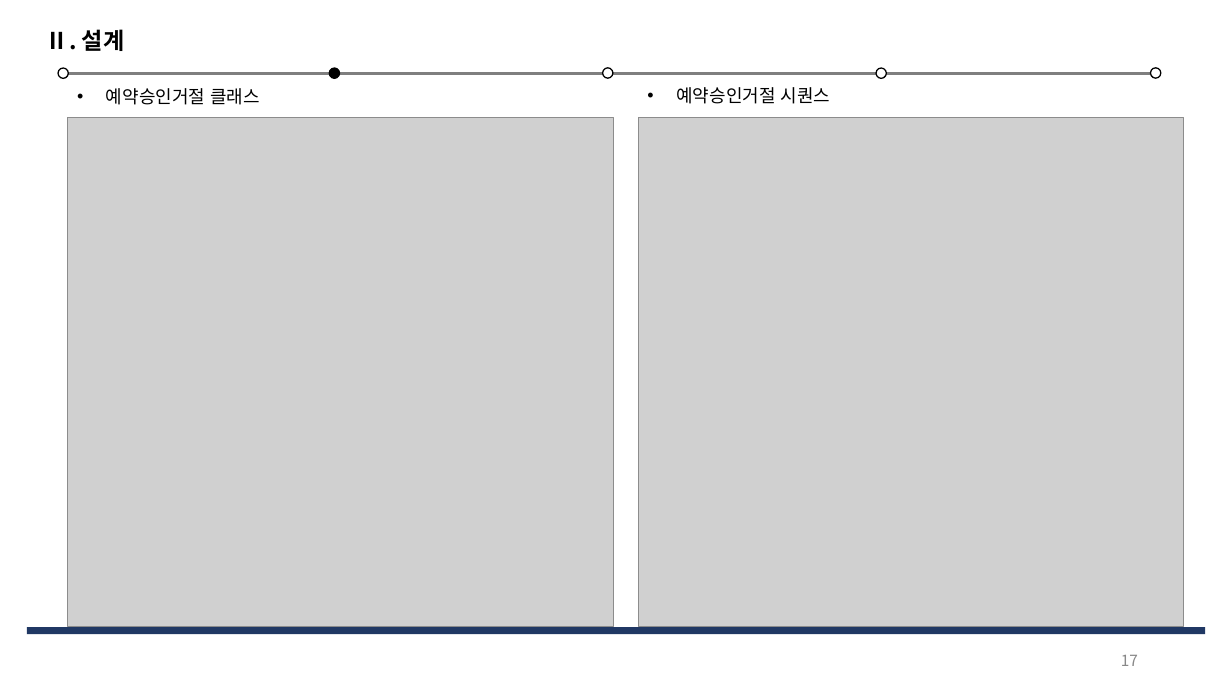
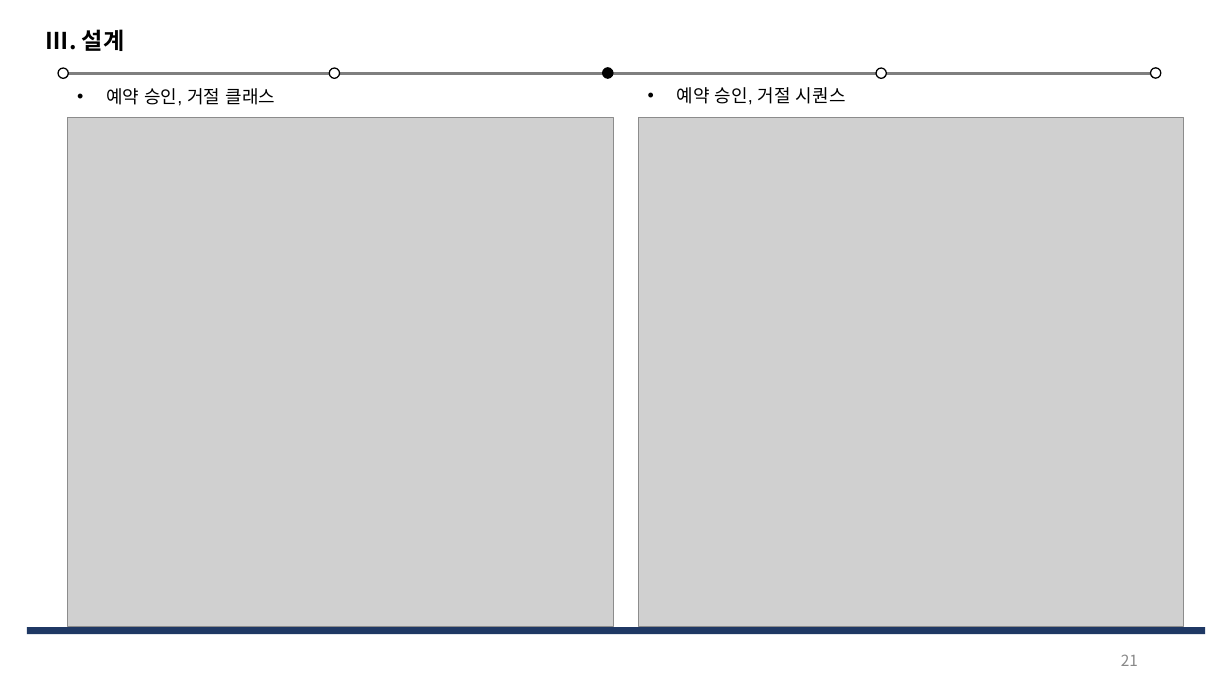
Before and after one commit to Jeeseob/SoftwareEngineering, a slide deck: slide 21 of 소공_기말발표.pptx (slide 17 before the commit). Drawn at 1232x693 pixels with LibreOffice and Linux fonts; fonts in the diff are those of the drawing; grey boxes stand for pictures. Boxes give left, top, right and bottom in pixels: in the first picture for what was removed or moved away, otherwise in the second. Text is boxed around its words. In the diff, an @@ line names an element or a change of style, - is before the commit and + after.

```diff
--- a/소공_기말발표.pptx
+++ b/소공_기말발표.pptx
@@ text at [46, 29, 125, 51]: text changed @@
-Ⅱ. 설계
+Ⅲ. 설계
@@ text at [106, 88, 276, 106]: text changed @@
-• 예약승인거절 클래스
+• 예약 승인, 거절 클래스
@@ ellipse at [329, 68, 339, 79]: fill #000000 to #FFFFFF @@
@@ ellipse at [603, 67, 613, 78]: fill #FFFFFF to #000000 @@
@@ text at [676, 87, 846, 105]: text changed @@
-• 예약승인거절 시퀀스
+• 예약 승인, 거절 시퀀스
@@ page number at [1121, 654, 1138, 666]: text changed @@
-17
+21
```
Also in this commit, not shown: 21 other slides changed, 3 slides added.
